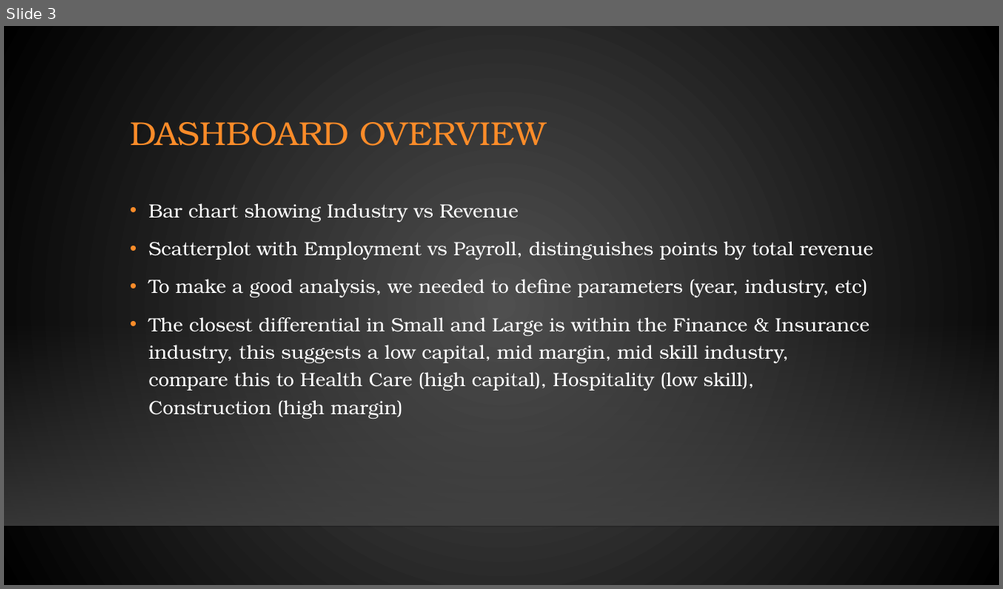
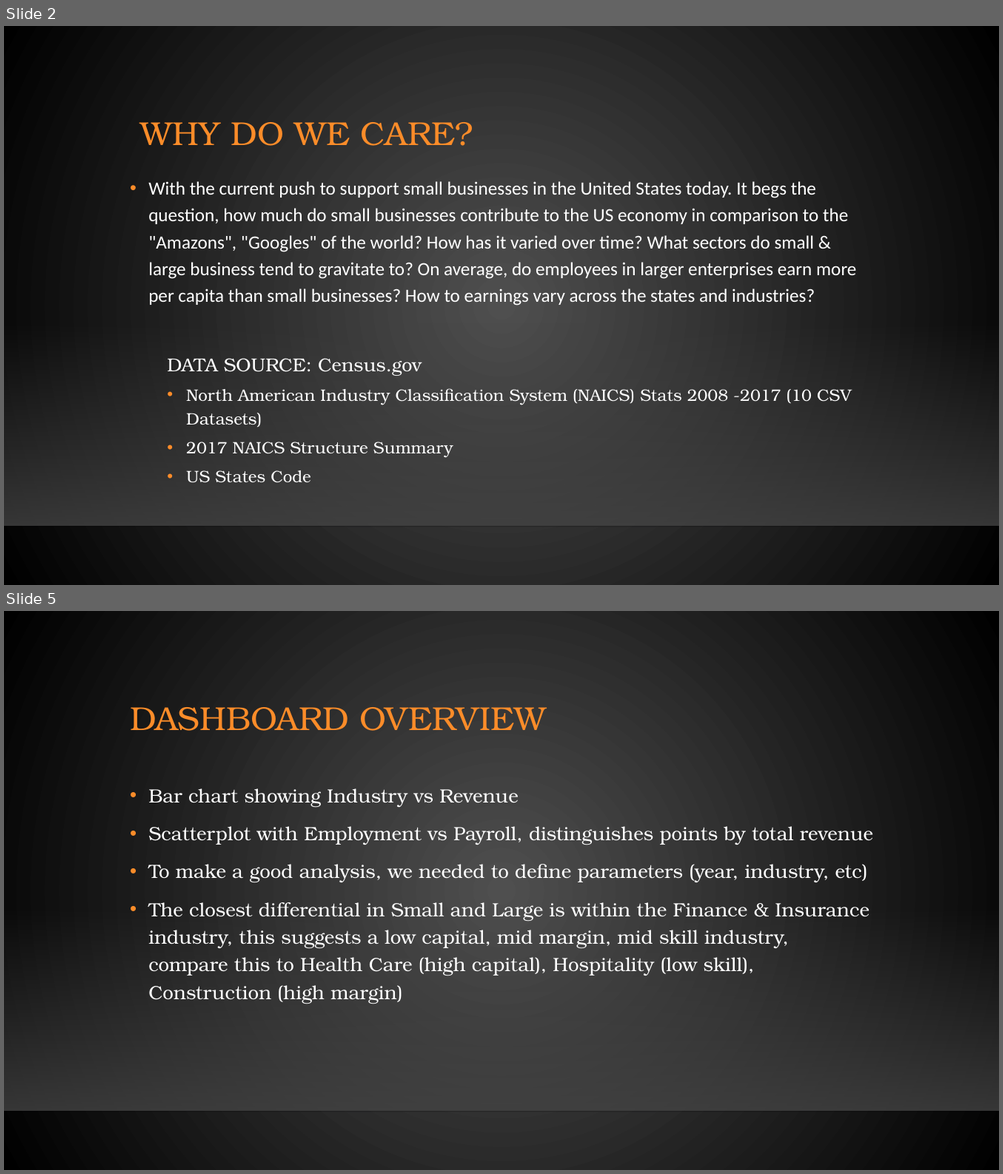
Before and after one commit to jobongie/group10_project2, a slide deck: Project_2_Group_10.pptx. Shown one above the other, each under a label of ours: slide 3 before the commit, slides 2 and 5 after it; the slides between them are not shown. The pictures are 1003x589 and 1003x1174 pixels, drawn with LibreOffice and Linux fonts; fonts in the diff are those of the drawing; background and template pictures are left out. Boxes give left, top, right and bottom in pixels: in the first picture for what was removed or moved away, otherwise in the second. Text is boxed around its words. In the diff, an @@ line names an element or a change of style, - is before the commit and + after.

```diff
--- a/Project_2_Group_10.pptx
+++ b/Project_2_Group_10.pptx
@@ slide 2 added at [4, 26, 999, 585], background gradient #505050 to #000000; not listed: 2 template elements that a slide beside it also shows @@
@@ title added at [140, 122, 473, 146], 32 pt, text #FB8C29 @@
+WHY DO WE CARE?
@@ text added at [148, 181, 856, 458], 18 pt, text #FFFFFF @@
+• With the current push to support small businesses in the United States today. It begs the question, how much do small businesses contribute to the US economy in comparison to the "Amazons", "Googles" of the world? How has it varied over time? What sectors do small & large business tend to gravitate to? On average, do employees in larger enterprises earn more per capita than small businesses? How to earnings vary across the states and industries?
+  DATA SOURCE: Census.gov
+    • North American Industry Classification System (NAICS) Stats 2008 -2017 (10 CSV Datasets)
+    • 2017 NAICS Structure Summary
+    • US States Code
@@ what was slide 3 is now slide 5 @@
```
Also in this commit, not shown: 1 slide changed, 2 other slides added, 1 slide removed.
